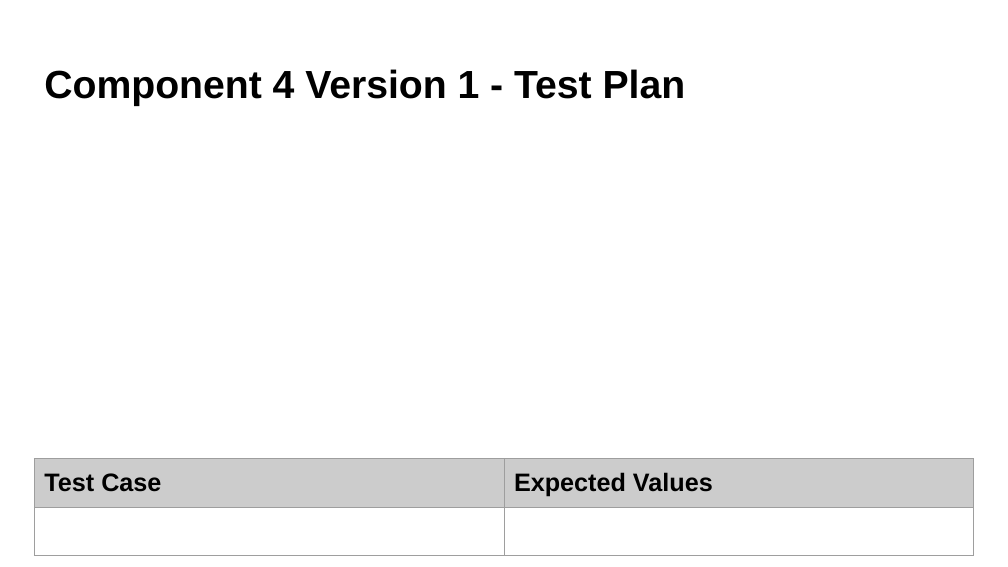
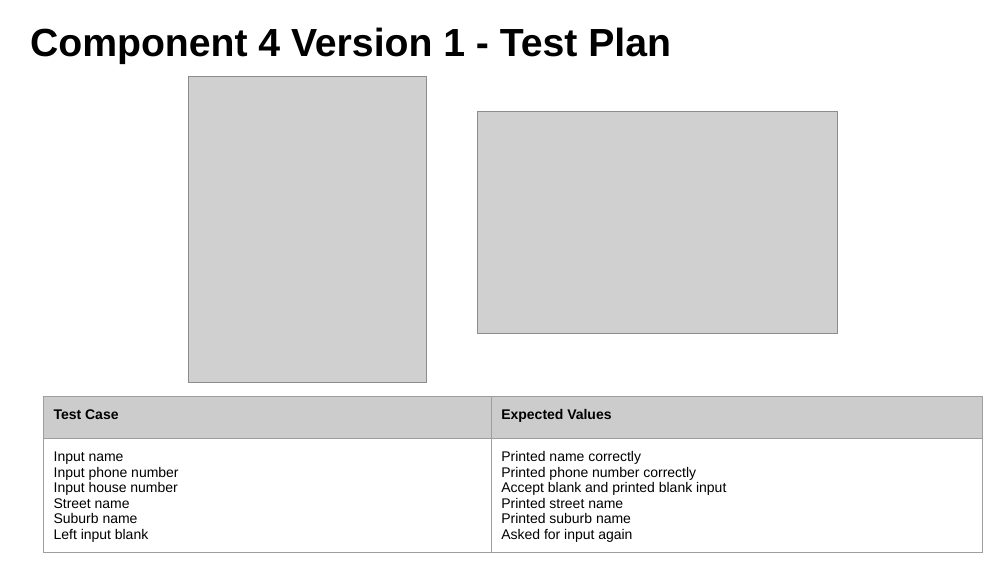
Before and after one commit to danettp/ds_nuts_bot, a slide deck: slide 37 of Danett Pepito - 000_91896 _ 91897 Documentation - 2150400 (Git).pptx. Drawn at 1008x567 pixels with LibreOffice and Linux fonts; fonts in the diff are those of the drawing; grey boxes stand for pictures; background and template pictures are left out. Boxes give left, top, right and bottom in pixels: in the first picture for what was removed or moved away, otherwise in the second. Text is boxed around its words. In the diff, an @@ line names an element or a change of style, - is before the commit and + after.

Commit message:
Created delivery file
Delivery function asks for name, phone, house number, street name, and suburb.

```diff
--- a/Danett Pepito - 000_91896 _ 91897 Documentation - 2150400 (Git).pptx
+++ b/Danett Pepito - 000_91896 _ 91897 Documentation - 2150400 (Git).pptx
@@ title "Component 4 Version 1 - ...": place and size @@
-title "Component 4 Version 1 - ..." at (44,69,686,106)
+title "Component 4 Version 1 - ..." at (30,27,671,64)
@@ picture added at (188,77,426,382) @@
@@ picture added at (478,112,838,335) @@
@@ table at (43,397,983,560) @@
-row 2, column 1: 
+row 2, column 1: Input name / Input phone number / Input house number / Street name / Suburb name / Left input blank
-row 2, column 2: 
+row 2, column 2: Printed name correctly / Printed phone number correctly / Accept blank and printed blank input / Printed street name / Printed suburb name / Asked for input again
@@ size 18 to 10 pt in "Test Case", "Expected Values" @@
@@ table: place and size @@
-table at (34,459,974,559)
+table at (43,397,983,560)
```
Also in this commit, not shown: 2 slides added, 1 other file.
